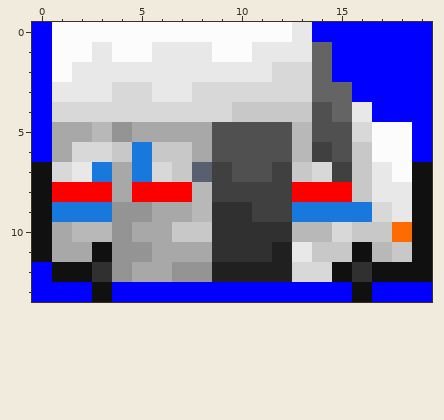
Two versions of one pixel-art file, src/gfx/usps/llv/usps_llv_03_open.aseprite. That is the earlier state.
20x14 pixels, 1 frame.
New version:
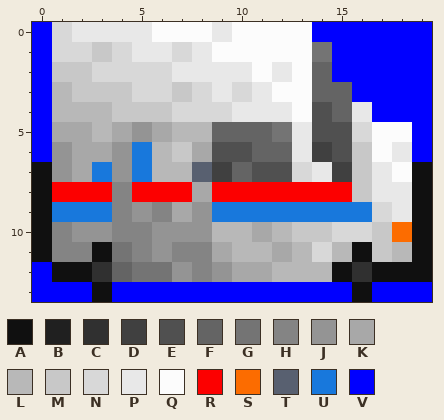
Palette (. is transparent): A #101010  B #202020  C #303030  D #404040  E #505050  F #646464  G #747474  H #848484  J #949494  K #a8a8a8  L #b8b8b8  M #c8c8c8  N #d8d8d8  P #e8e8e8  Q #fcfcfc  R #fc0000  S #fc6c00  T #586070  U #1878dc  V #0000ff
Message: Overhaul LLV sprite shading & fix bounding box offset
What changed:
Layers "Layer 2", "Layer 3":
Colour D gives way to colour E in row 7 at x 12.
Colour E gives way to colour F in row 5 at x 9 to 11; in row 6 at x 11 to 12; in row 7 at x 10.
Colour J gives way to colour F in row 12 at x 4.
Colour E gives way to colour G in row 5 at x 12.
Colour F gives way to colour G in row 1 at x 14.
Colour J gives way to colour G in row 11 at x 4.
Colour K gives way to colour G in row 12 at x 5 to 6.
Colour J gives way to colour H in rows 9 to 10 at x 4; in row 11 at x 5; in row 12 at x 8.
Colour K gives way to colour H in row 8 at x 4; in row 9 at x 6; in row 10 at x 1 and 5; in row 11 at x 1 to 2 and 7 to 8.
Colour B gives way to colour J in row 12 at x 9.
Colour K gives way to colour J in row 5 at x 5; in row 6 at x 1; in row 7 at x 4; in rows 10 to 11 at x 6.
Colour L gives way to colour J in row 9 at x 8; in row 10 at x 2 to 3.
Colour M gives way to colour J in row 6 at x 4; in row 10 at x 7 to 8.
Colour N gives way to colour J in row 7 at x 1.
Colour B gives way to colour K in row 11 at x 12; in row 12 at x 10 to 11.
Colour C gives way to colour K in row 10 at x 11; in row 11 at x 9.
Colour J gives way to colour K in row 5 at x 4.
Colour L gives way to colour K in row 8 at x 8.
Colour N gives way to colour K in row 6 at x 2 to 3.
Colour P gives way to colour K in row 7 at x 2.
Colour B gives way to colour L in row 12 at x 12.
Colour C gives way to colour L in row 10 at x 9 to 10 and 12; in row 11 at x 10 to 11.
Colour K gives way to colour L in row 5 at x 7 to 8.
Colour M gives way to colour L in row 6 at x 6; in row 7 at x 7; in row 11 at x 15 and 18.
Colour N gives way to colour L in row 4 at x 1 to 3; in row 7 at x 6; in row 12 at x 13 to 14.
Colour P gives way to colour L in row 3 at x 1; in row 11 at x 13.
Colour L gives way to colour M in row 10 at x 13 to 14; in row 11 at x 17.
Colour N gives way to colour M in row 3 at x 4; in row 4 at x 4 to 6.
Colour P gives way to colour M in row 1 at x 3; in row 2 at x 2; in row 3 at x 2 to 3 and 7.
Colour Q gives way to colour M in row 2 at x 1.
Colour M gives way to colour N in row 7 at x 13; in row 10 at x 16; in row 11 at x 14.
Colour P gives way to colour N in row 1 at x 7; in row 2 at x 3 to 6; in row 3 at x 6.
Colour Q gives way to colour N in row 0 at x 1; in row 1 at x 1 to 2 and 4.
Colour L gives way to colour P in rows 5 to 6 at x 13.
Colour M gives way to colour P in row 4 at x 10 to 12.
Colour N gives way to colour P in row 2 at x 12; in row 3 at x 9 and 11; in row 7 at x 14.
Colour Q gives way to colour P in row 0 at x 2 to 5 and 9; in row 1 at x 5; in row 6 at x 18.
Colour M gives way to colour Q in row 4 at x 13.
Colour N gives way to colour Q in row 2 at x 13; in row 3 at x 12 to 13.
Colour P gives way to colour Q in row 0 at x 13; in row 1 at x 11 to 13; in row 2 at x 11.
Colour D gives way to colour R in row 8 at x 9 to 12.
Colour C gives way to colour U in row 9 at x 9 to 10.
Colour D gives way to colour U in row 9 at x 11 to 12.
